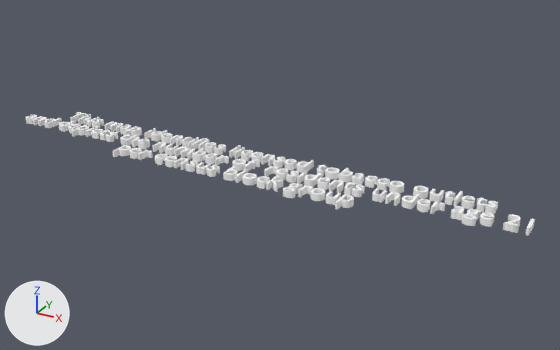
The glTF model data/Sign_1.glb, before and after one commit.
One viewpoint serves both versions: a 50 mm lens placed at (13.38, -22.17, 10.7), pointed at (1.24, -0.1, -0.33). Arrows for +X, +Y and +Z are at lower left; the lights stay in place. The older version comes first. Vertices at exactly the same position are counted once.

Names of what the first picture shows: 'Text'.
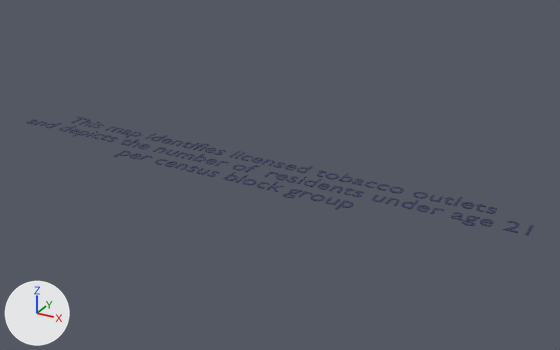
The newer file is also turned or shifted as a whole; pictures and numbers use the older file's frame.

Diff of the bpy script that builds the scene:
```diff
--- a/data/Sign_1.glb.py
+++ b/data/Sign_1.glb.py
@@ mat_material_001 @@
 mat_material_001 = principled_material('Material.001')
-mat_material_001.base_color = (1.0, 1.0, 1.0)  # white #ffffff
+mat_material_001.base_color = (0.0144, 0.0222, 0.0823)  # dark blue #202951
@@ me_text @@
 # used by ob_text; location = (0.0, 0.0, 0.0)
-me_text.from_pydata(...)  # 16678 vertices, 33096 faces; spans x -10.2..10.0, y -2.0..0.7, z -0.1..0.1
+me_text.from_pydata(...)  # 16678 vertices, 33096 faces; spans x -10.2..10.0, y -2.0..0.7, z -0.1
+# me_text part 1: the whole mesh is moved by (0.0, 0.0, -0.1)
 me_text.materials.append(mat_material_001)
```

What differs and where, as boxes (x1, y1, x2, y2) in the pictures (560 x 350 px):
'Text', recoloured, rescaled
    before: (26, 112, 535, 236)
    after: (26, 117, 534, 236)
